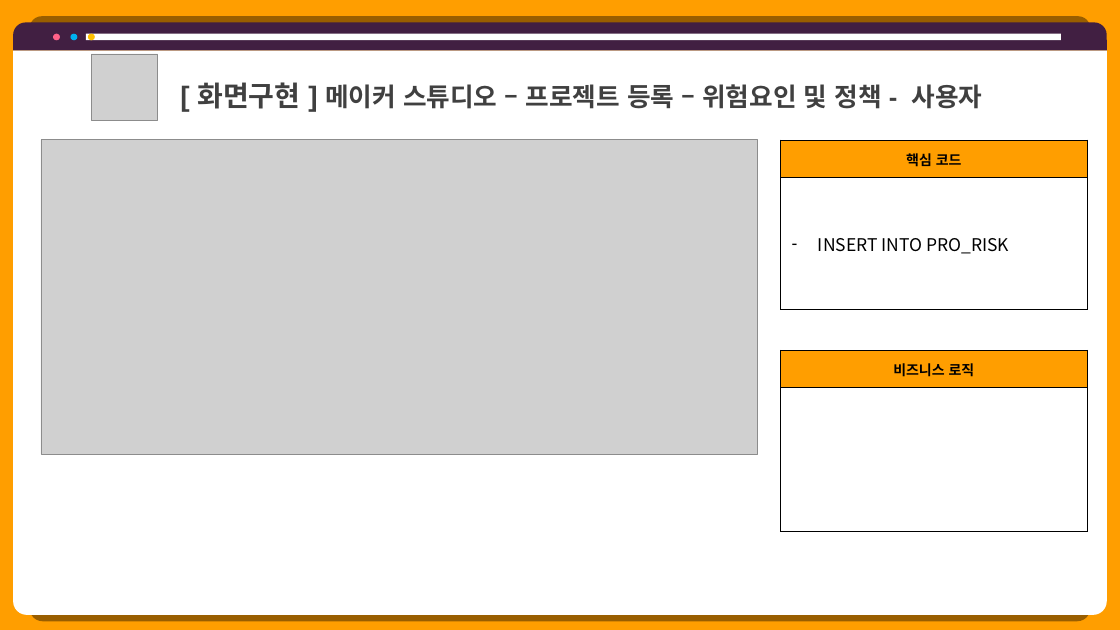
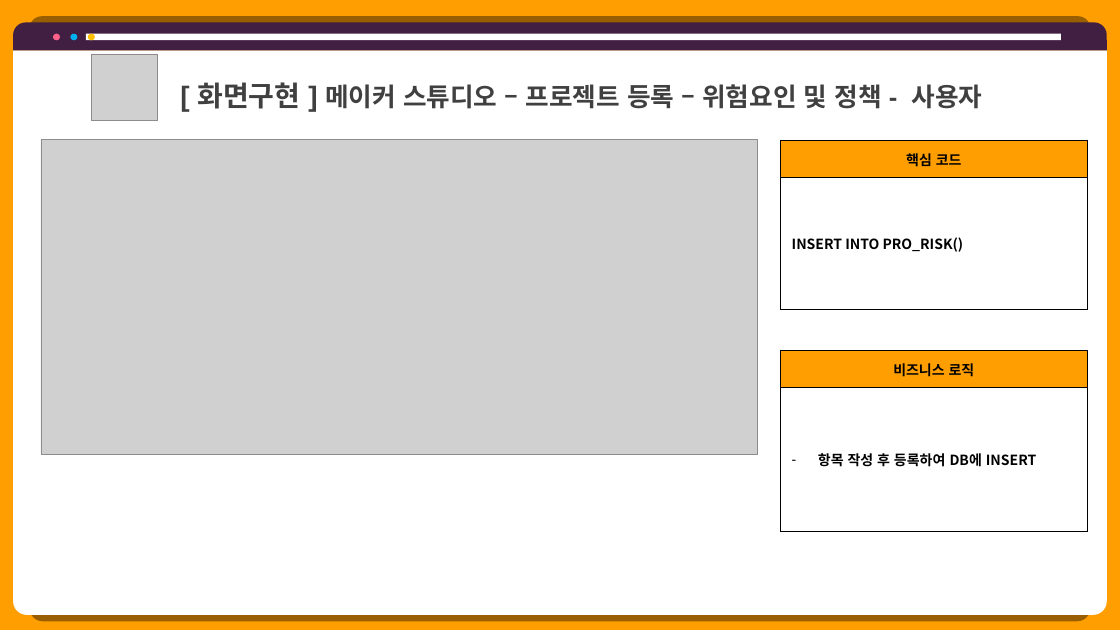
Before and after one commit to hhsw07/ezen-academy-projects, a slide deck: slide 22 of 0 발표용 파워포인트/project06 - 파워포인트 종합 - 현태.pptx (slide 25 before the commit). Drawn at 1120x630 pixels with LibreOffice and Linux fonts; fonts in the diff are those of the drawing; grey boxes stand for pictures. Boxes give left, top, right and bottom in pixels: in the first picture for what was removed or moved away, otherwise in the second. Text is boxed around its words. In the diff, an @@ line names an element or a change of style, - is before the commit and + after.

```diff
--- a/0 발표용 파워포인트/project06 - 파워포인트 종합 - 현태.pptx
+++ b/0 발표용 파워포인트/project06 - 파워포인트 종합 - 현태.pptx
@@ table at (781, 140, 1087, 310) @@
-row 2, column 1: INSERT INTO PRO_RISK
+row 2, column 1: INSERT INTO PRO_RISK()
@@ table at (781, 350, 1087, 532) @@
-row 2, column 1: 
+row 2, column 1: 항목 작성 후 등록하여 DB에 INSERT
```
Also in this commit, not shown: 30 other slides changed, 1 slide added, 4 slides removed, 2 other files.
